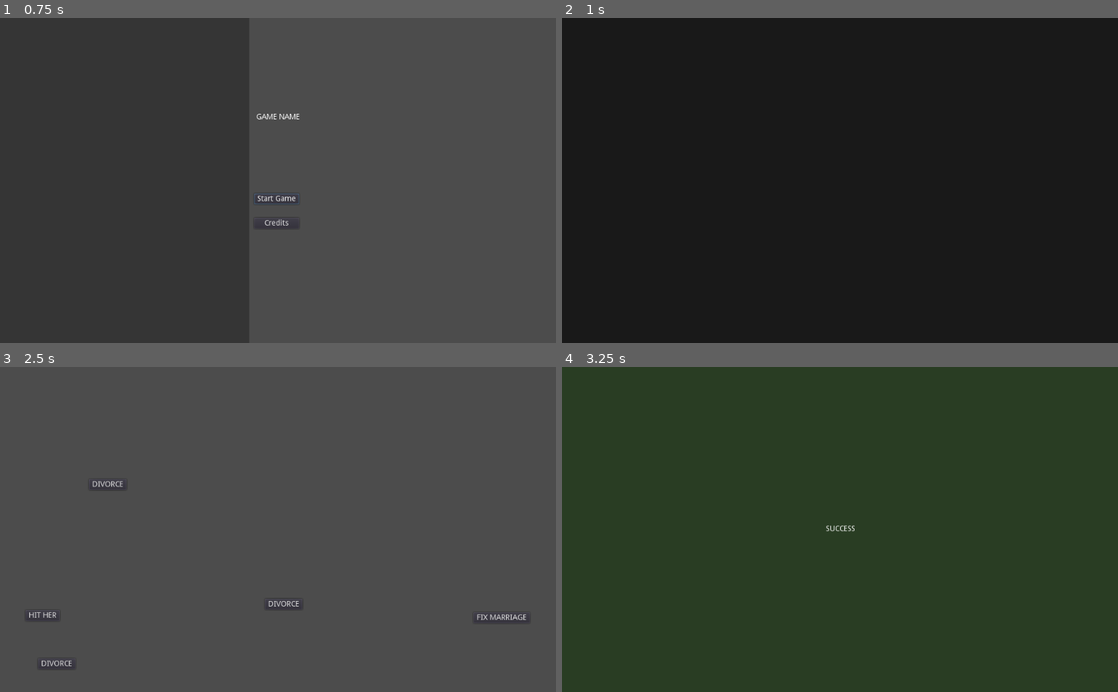
Above: before the commit, frames 1-4 (two rows, left to right).
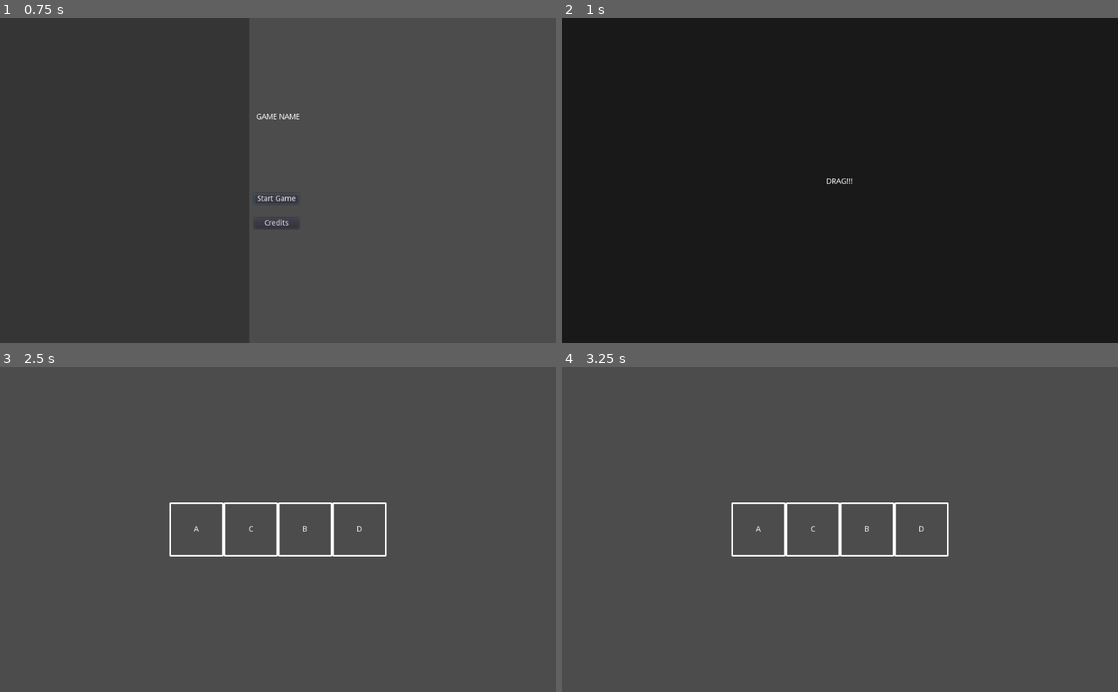
Above: after the commit, the same moments.

Repository: ericdsw/global_game_jam_2020
Game: Godot game, scene res://Game.tscn
The game is run twice, just before and just after one commit, with the same random seed, the same clock (stepped at 60 frames per second) and the same inputs.
Inputs (mouse positions are in pixels of both pictures, inside the frame that each line leads up to):
- Up to frame 1 (0.75 s): click "Start Game" at 0.5 s
- Up to frame 2 (1 s): no input
- Up to frame 3 (2.5 s): tap Enter (ui_accept) at 1.25, 1.52, 2 s; move the mouse to (400, 513) at 1.27 s; click (400, 513) at 1.42 s; drag from (166, 545) to (250, 594) at 2.02 s
- Up to frame 4 (3.25 s): click (1062, 617) at 2.75 s, where only the run before the commit has a clickable "FIX MARRIAGE"

Frame 1 is identical in both runs. In frame 2, less than 0.1% of the frame differs, in the area x 47-53%, y 49-52%; in frame 3, 1.3%; in frame 4, 100%, in the area x 0-100%, y 0-100%.

Commit message:
Base swap the cubes implementation

Diff:
--- a/Game.tscn
+++ b/Game.tscn
@@ -4,7 +4,7 @@
 
 [node name="Game" type="Node2D"]
 script = ExtResource( 1 )
-minigames = [ "res://Screens/MiniGames/BrokenMarriage/BrokenMarriageMinigame.tscn" ]
+minigames = [ "res://Screens/MiniGames/DragTheCubes/DragTheCubes.tscn" ]
 
 [node name="Camera2D" type="Camera2D" parent="."]
 current = true
--- /dev/null
+++ b/Screens/MiniGames/DragTheCubes/DragTheCubes.gd
@@ -0,0 +1,129 @@
+extends BaseMinigame
+
+const CUBE_PATH := "res://Screens/Minigames/DragTheCubes/Elements/LetterCube.tscn"
+const POSSIBLE_LETTERS := ["A", "B", "C", "D"]
+
+var _cubes := []
+
+var _correctly_ordered_letters := []
+var _selected_letters := []
+var _random_generator := RandomNumberGenerator.new()
+
+var _original_cube_position : Vector2
+var _current_cube : LetterCube
+var _performing_swap := false
+var _offset_to_cur_cube := Vector2()
+
+# ================================ Lifecycle ================================ #
+
+func _ready() -> void:
+	_random_generator.randomize()
+	_select_letters()
+
+func _process(_delta: float) -> void:
+	if _current_cube != null and !_performing_swap:
+		_current_cube.global_position = get_global_mouse_position() - _offset_to_cur_cube
+		var _areas = _current_cube.detection_area.get_overlapping_areas()
+
+		for cube in _cubes:
+			cube.modulate = Color.white
+
+		var _closest_cube = null
+		for area in _areas:
+			if area.get_parent() != _current_cube:
+				if _closest_cube == null:
+					_closest_cube = area.get_parent()
+				else:
+					if _closest_cube.global_position.distance_to(_current_cube.global_position) > area.get_parent().global_position.distance_to(_current_cube.global_position):
+						_closest_cube = area.get_parent()
+
+		if _closest_cube != null:
+			_closest_cube.modulate = Color.blue
+
+func _input(event: InputEvent) -> void:
+	if event is InputEventMouseButton:
+		if event.pressed:
+			var _cube = _find_cube_under_mouse()
+			if _cube != null:
+				_current_cube = _cube
+				_original_cube_position = _cube.global_position
+				_offset_to_cur_cube = get_global_mouse_position() - _cube.global_position
+			else:
+				print("No cube defined")
+		else:
+			if _current_cube != null:
+
+				for cube in _cubes:
+					cube.modulate = Color.white
+
+				_check_change()
+#				_current_cube = null
+#				_offset_to_cur_cube = Vector2()
+
+
+func start(difficulty := 1) -> void:
+	.start(difficulty)
+
+	var _cube_origin = - _selected_letters.size() / 2.0 * 100.0 + 50.0
+
+	for i in range(_selected_letters.size()):
+		var _cube = load(CUBE_PATH).instance()
+		_cube.position = Vector2(_cube_origin + i * 100, 0)
+		add_child(_cube)
+		_cube.show_letter(_selected_letters[i])
+		_cubes.append(_cube)
+
+func _check_change() -> void:
+	var areas := _current_cube.detection_area.get_overlapping_areas()
+	if areas.empty():
+		_current_cube.move_to(_original_cube_position)
+	else:
+		var _cube_to_swap = null
+		for area in areas:
+			if _cube_to_swap == null:
+				_cube_to_swap = area.get_parent()
+			else:
+				var _cur_cube := area.get_parent() as LetterCube
+				var _check_pos := _current_cube.global_position
+				if _cur_cube.global_position.distance_to(_check_pos) < _cube_to_swap.global_position.distance_to(_check_pos):
+					_cube_to_swap = _cur_cube
+
+		_current_cube.move_to(_cube_to_swap.global_position)
+		_cube_to_swap.move_to(_original_cube_position)
+		_performing_swap = true
+
+		yield(_current_cube, "finished_movement")
+		_swap_cubes(
+			_selected_letters.find(_current_cube.assigned_letter),
+			_selected_letters.find(_cube_to_swap.assigned_letter)
+		)
+
+		for i in range(0, _correctly_ordered_letters.size()):
+			if _correctly_ordered_letters[i] != _selected_letters[i]:
+				on_failure()
+				return
+		on_success()
+
+func _select_letters() -> void:
+
+	_selected_letters = POSSIBLE_LETTERS.duplicate(true)
+	_correctly_ordered_letters = POSSIBLE_LETTERS.duplicate(true)
+
+	var _rand_change_pair_1 = _random_generator.randi_range(0, _selected_letters.size() - 1)
+	var _rand_change_pair_2 = _random_generator.randi_range(0, _selected_letters.size() - 1)
+	while _rand_change_pair_1 == _rand_change_pair_2:
+		_rand_change_pair_2 = _random_generator.randi_range(0, _selected_letters.size() - 1)
+
+	_swap_cubes(_rand_change_pair_1, _rand_change_pair_2)
+
+func _swap_cubes(pos1, pos2) -> void:
+	var _temporal = _selected_letters[pos1]
+	_selected_letters[pos1] = _selected_letters[pos2]
+	_selected_letters[pos2] = _temporal
+
+func _find_cube_under_mouse() -> LetterCube:
+	var mouse_pos = get_global_mouse_position()
+	for cube in _cubes:
+		if cube.contains_position(mouse_pos):
+			return cube
+	return null
--- /dev/null
+++ b/Screens/MiniGames/DragTheCubes/DragTheCubes.tscn
@@ -0,0 +1,9 @@
+[gd_scene load_steps=3 format=2]
+
+[ext_resource path="res://Screens/MiniGames/BaseMinigame.tscn" type="PackedScene" id=1]
+[ext_resource path="res://Screens/MiniGames/DragTheCubes/DragTheCubes.gd" type="Script" id=2]
+
+[node name="DragTheCubes" instance=ExtResource( 1 )]
+script = ExtResource( 2 )
+duration = 100.0
+instructions = "DRAG!!!"
--- /dev/null
+++ b/Screens/MiniGames/DragTheCubes/Elements/LetterCube.gd
@@ -0,0 +1,35 @@
+extends Node2D
+class_name LetterCube
+
+onready var background_sprite := get_node("Sprite") as Sprite
+onready var letter_label := get_node("Label") as Label
+onready var detection_area := get_node("DetectionArea") as Area2D
+onready var tween := get_node("Tween") as Tween
+
+var assigned_letter := ""
+
+signal finished_movement()
+
+func get_cube_size() -> Vector2:
+	return background_sprite.texture.get_size()
+
+func show_letter(letter: String) -> void:
+	assigned_letter = letter
+	letter_label.text = letter
+
+func contains_position(pos: Vector2) -> bool:
+	var rect := Rect2(
+		global_position - get_cube_size() / 2.0,
+		get_cube_size()
+	)
+	return rect.has_point(pos)
+
+func move_to(pos: Vector2) -> void:
+	tween.interpolate_property(
+		self, "position", position, pos, 0.2,
+		Tween.TRANS_SINE, Tween.EASE_IN_OUT
+	)
+	tween.start()
+
+func _on_Tween_tween_all_completed() -> void:
+	emit_signal("finished_movement")
--- /dev/null
+++ b/Screens/MiniGames/DragTheCubes/Elements/LetterCube.tscn
@@ -0,0 +1,33 @@
+[gd_scene load_steps=4 format=2]
+
+[ext_resource path="res://Screens/MiniGames/DragTheCubes/cube_frame_border.png" type="Texture" id=1]
+[ext_resource path="res://Screens/MiniGames/DragTheCubes/Elements/LetterCube.gd" type="Script" id=2]
+
+[sub_resource type="RectangleShape2D" id=1]
+extents = Vector2( 42.1365, 41.2298 )
+
+[node name="LetterCube" type="Node2D"]
+script = ExtResource( 2 )
+
+[node name="Sprite" type="Sprite" parent="."]
+texture = ExtResource( 1 )
+
+[node name="Label" type="Label" parent="."]
+margin_left = -47.0
+margin_top = -47.0
+margin_right = 47.0
+margin_bottom = 47.0
+text = "A"
+align = 1
+valign = 1
+__meta__ = {
+"_edit_use_anchors_": false
+}
+
+[node name="DetectionArea" type="Area2D" parent="."]
+
+[node name="CollisionShape2D" type="CollisionShape2D" parent="DetectionArea"]
+shape = SubResource( 1 )
+
+[node name="Tween" type="Tween" parent="."]
+[connection signal="tween_all_completed" from="Tween" to="." method="_on_Tween_tween_all_completed"]
--- a/project.godot
+++ b/project.godot
@@ -23,11 +23,17 @@
 "class": "InstructionsOverlay",
 "language": "GDScript",
 "path": "res://Screens/Overlays/Instructions/InstructionsOverlay.gd"
+}, {
+"base": "Node2D",
+"class": "LetterCube",
+"language": "GDScript",
+"path": "res://Screens/MiniGames/DragTheCubes/Elements/LetterCube.gd"
 } ]
 _global_script_class_icons={
 "BaseMinigame": "",
 "BaseOverlay": "",
-"InstructionsOverlay": ""
+"InstructionsOverlay": "",
+"LetterCube": ""
 }
 
 [application]
Binary file added: Screens/MiniGames/DragTheCubes/cube_frame_border.png
Not shown, added: Screens/MiniGames/DragTheCubes/cube_frame_border.png.import
